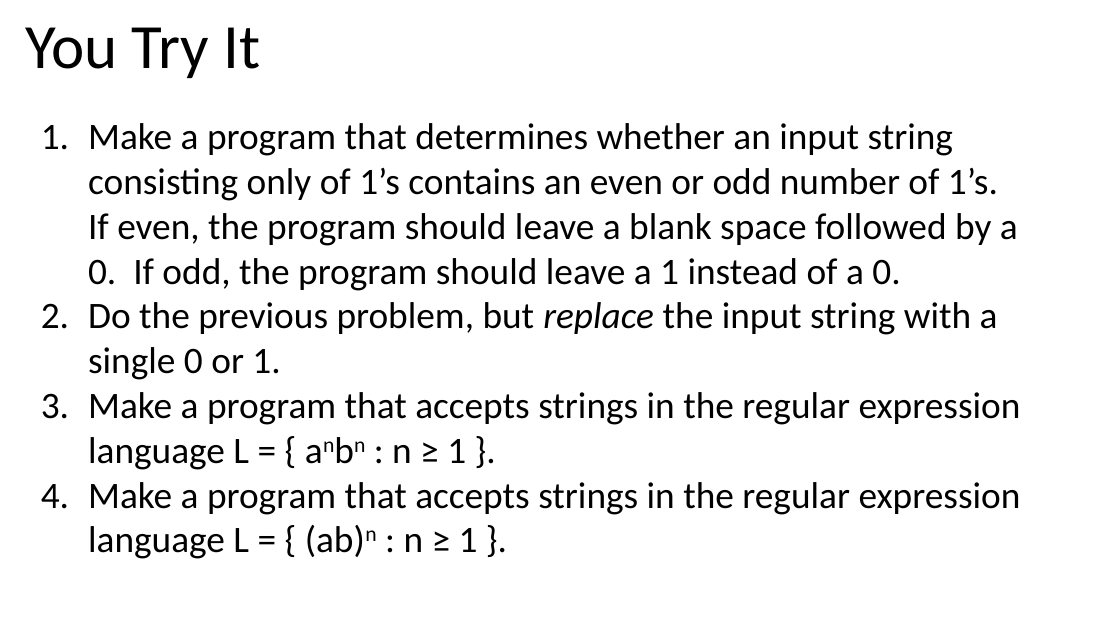
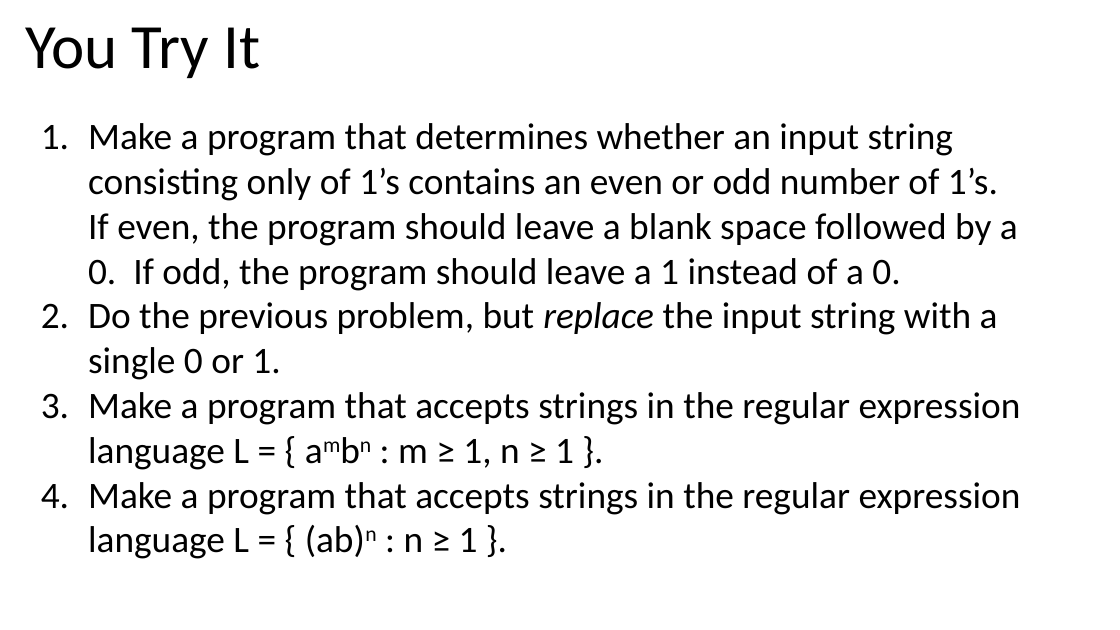
Before and after one commit to jbshep/jbshep.github.io, a slide deck: slide 52 of lectures/turing-machines.pptx. Drawn at 1120x630 pixels with LibreOffice and Linux fonts; fonts in the diff are those of the drawing. Boxes give left, top, right and bottom in pixels: in the first picture for what was removed or moved away, otherwise in the second. Text is boxed around its words. In the diff, an @@ line names an element or a change of style, - is before the commit and + after.

```diff
--- a/lectures/turing-machines.pptx
+++ b/lectures/turing-machines.pptx
@@ text at [88, 392, 1021, 470]: text changed @@
-3. Make a program that accepts strings in the regular expression language L = { anbn : n ≥ 1 }.
+3. Make a program that accepts strings in the regular expression language L = { ambn : m ≥ 1, n ≥ 1 }.
```
Also in this commit, not shown: 1 other slide changed, 7 slides added.
